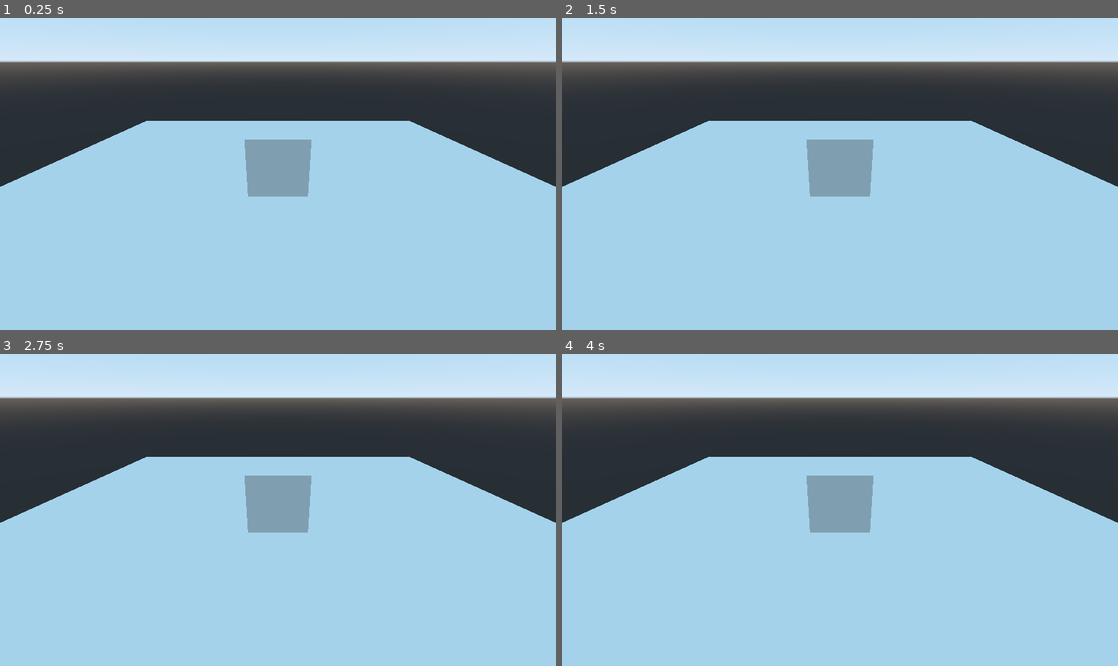
Above: before the commit, frames 1-4 (two rows, left to right).
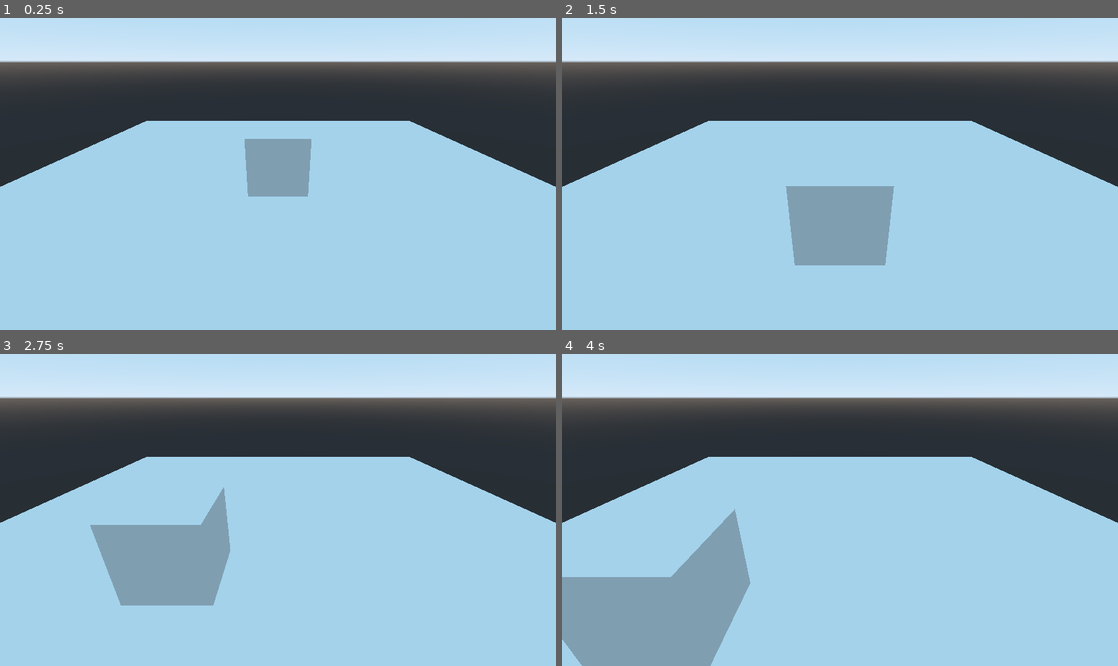
Above: after the commit, the same moments.

Repository: MartinPlusPlus/MnJ-Game
Game: Godot game, scene res://Level0.tscn
The game is run twice, just before and just after one commit, with the same random seed, the same clock (stepped at 60 frames per second) and the same inputs. The project has no main scene, so this scene is started directly.
Inputs:
- Up to frame 1 (0.25 s): no input
- Up to frame 2 (1.5 s): tap Enter at 0.5 s; hold S (move_bwd, bound only after the commit) 0.53-1.28 s; tap W (move_fw, bound only after the commit) at 0.8, 1.35 s
- Up to frame 3 (2.75 s): tap A (move_l, bound only after the commit) at 1.55 s; hold A (move_l, bound only after the commit) from 2.03 s (still down); tap D (move_r, bound only after the commit) at 2.3 s
- Up to frame 4 (4 s): release A (move_l, bound only after the commit) at 2.78 s; tap D (move_r, bound only after the commit) at 2.85 s; tap S (move_bwd, bound only after the commit) at 3.05 s; hold S (move_bwd, bound only after the commit) from 3.53 s (still down); tap W (move_fw, bound only after the commit) at 3.8 s

The runs differ from the first frame. In frame 1, less than 0.1% of the frame differs, in the area x 44-56%, y 38-39%; in frame 2, 5.9%; in frame 3, 7.9%; in frame 4, 12%, in the area x 0-56%, y 38-100%.

Commit message:
character movement

Diff:
--- a/Level0.tscn
+++ b/Level0.tscn
@@ -1,6 +1,7 @@
-[gd_scene load_steps=4 format=2]
+[gd_scene load_steps=5 format=2]
 
 [ext_resource path="res://Player.tscn" type="PackedScene" id=1]
+[ext_resource path="res://Player.gd" type="Script" id=2]
 
 [sub_resource type="PhysicsMaterial" id=1]
 
@@ -21,4 +22,5 @@
 [node name="Camera" type="Camera" parent="."]
 transform = Transform( 1, 0, 0, 0, 0.909954, 0.414709, 0, -0.414709, 0.909954, 0, 4.10431, 7.63578 )
 
-[node name="Spatial" parent="." instance=ExtResource( 1 )]
+[node name="player" parent="." instance=ExtResource( 1 )]
+script = ExtResource( 2 )
--- /dev/null
+++ b/Player.gd
@@ -0,0 +1,53 @@
+extends KinematicBody
+
+
+var gravity = -9.8
+var velocity = Vector3()
+var camera
+
+const SPEED = 6
+const ACCELERATION = 3
+const DEACCELERATION = 5
+
+
+# Called when the node enters the scene tree for the first time.
+func _ready():
+	camera = get_parent().get_node("Camera").get_global_transform()
+
+
+# Called every frame. 'delta' is the elapsed time since the previous frame.
+#func _process(delta):
+#	pass
+
+func _physics_process(delta):
+	var dir = Vector3()
+
+	if (Input.is_action_pressed("move_fw")):
+		dir += -camera.basis[2]
+	if (Input.is_action_pressed("move_bwd")):
+		dir += camera.basis[2]
+	if (Input.is_action_pressed("move_l")):
+		dir += -camera.basis[0]
+	if (Input.is_action_pressed("move_r")):
+		dir += camera.basis[0]
+
+	dir.y = 0
+	dir = dir.normalized()
+
+	velocity.y += delta * gravity
+
+	var hv = velocity
+	hv.y = 0
+
+	var newPos = dir * SPEED
+	var accel = DEACCELERATION
+
+	if (dir.dot(hv) > 0):
+		accel = ACCELERATION
+
+	hv = hv.linear_interpolate(newPos, accel * delta)
+
+	velocity.x = hv.x
+	velocity.z = hv.z
+
+	velocity = move_and_slide(velocity, Vector3(0, 1, 0))
--- a/Player.tscn
+++ b/Player.tscn
@@ -2,13 +2,11 @@
 
 [sub_resource type="BoxShape" id=1]
 
-[node name="Spatial" type="Spatial"]
+[node name="Spatial" type="KinematicBody"]
 
-[node name="KinematicBody" type="KinematicBody" parent="."]
-
-[node name="CollisionShape" type="CollisionShape" parent="KinematicBody"]
+[node name="CollisionShape" type="CollisionShape" parent="."]
 transform = Transform( 1, 0, 0, 0, 1, 0, 0, 0, 1, 0, 1, 0 )
 shape = SubResource( 1 )
 
-[node name="CSGBox" type="CSGBox" parent="KinematicBody"]
+[node name="CSGBox" type="CSGBox" parent="."]
 transform = Transform( 1, 0, 0, 0, 1, 0, 0, 0, 1, 0, 1, 0 )
--- a/project.godot
+++ b/project.godot
@@ -18,6 +18,29 @@
 config/name="MnJProject"
 config/icon="res://icon.png"
 
+[input]
+
+move_fw={
+"deadzone": 0.5,
+"events": [ Object(InputEventKey,"resource_local_to_scene":false,"resource_name":"","device":0,"alt":false,"shift":false,"control":false,"meta":false,"command":false,"pressed":false,"scancode":87,"unicode":0,"echo":false,"script":null)
+ ]
+}
+move_bwd={
+"deadzone": 0.5,
+"events": [ Object(InputEventKey,"resource_local_to_scene":false,"resource_name":"","device":0,"alt":false,"shift":false,"control":false,"meta":false,"command":false,"pressed":false,"scancode":83,"unicode":0,"echo":false,"script":null)
+ ]
+}
+move_l={
+"deadzone": 0.5,
+"events": [ Object(InputEventKey,"resource_local_to_scene":false,"resource_name":"","device":0,"alt":false,"shift":false,"control":false,"meta":false,"command":false,"pressed":false,"scancode":65,"unicode":0,"echo":false,"script":null)
+ ]
+}
+move_r={
+"deadzone": 0.5,
+"events": [ Object(InputEventKey,"resource_local_to_scene":false,"resource_name":"","device":0,"alt":false,"shift":false,"control":false,"meta":false,"command":false,"pressed":false,"scancode":68,"unicode":0,"echo":false,"script":null)
+ ]
+}
+
 [rendering]
 
 environment/default_environment="res://default_env.tres"
